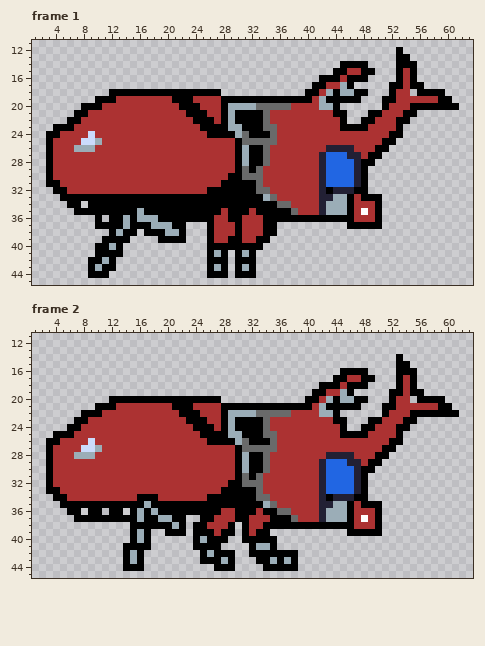
Two states of a pixel-art file, prototype-sprites/kabuto-walk.aseprite. Above is the file before it was changed.
64x64 pixels, 2 frames. Shown: frame 1: x 1..63, y 11..45; frame 2: x 1..63, y 11..45.
And afterwards:
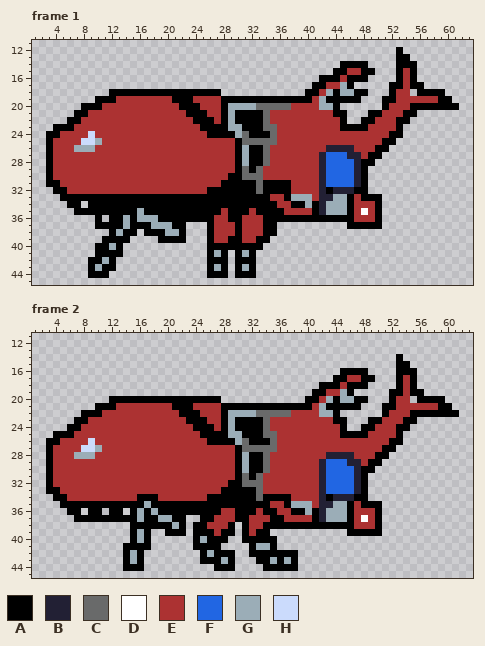
Palette (. is transparent): A #000000  B #222034  C #696a6a  D #ffffff  E #ac3232  F #2166e3  G #9badb7  H #cbdbfc
Change:
Frame 1, layers "legs", "body":
Colour C becomes colour A in row 32 at x 34.
Colour E becomes colour A in row 31 at x 34 to 37; in row 32 at x 35 to 37; in row 33 at x 37; in row 34 at x 38 to 39 and 41; in row 35 at x 41.
Colour G becomes colour A in row 33 at x 34.
Colour A becomes colour E in row 35 at x 37.
Colour C becomes colour E in row 33 at x 35; in row 34 at x 36 to 37; in row 35 at x 38.
Colour E becomes colour G in row 33 at x 38 to 40; in row 34 at x 40.
Frame 2, layer "legs":
Colour C becomes colour A in row 34 at x 34.
Colour E becomes colour A in row 34 at x 35 to 37; in row 35 at x 37; in row 36 at x 38 to 39 and 41; in row 37 at x 41.
Colour G becomes colour A in row 35 at x 34.
Colour A becomes colour E in row 37 at x 37.
Colour C becomes colour E in row 35 at x 35; in row 36 at x 36 to 37; in row 37 at x 38.
Colour E becomes colour G in row 35 at x 38 to 40; in row 36 at x 40.
Pixel boxes of the changes (left, top, right, bottom) in both pictures:
changed: (263, 180, 319, 215)
changed: (263, 494, 319, 522)
